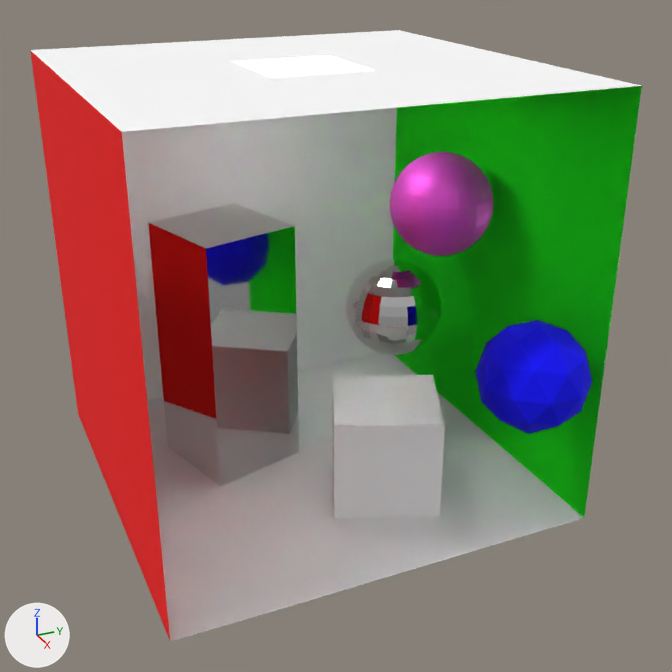
The glTF model resources/my_cornell_7/gltf/my_cornell_7.gltf: old version first, new version second.
One viewpoint serves both versions: a 50 mm lens placed at (15.41, -6.28, 10.45), pointed at (0.82, 0.28, 3.15). The lights are fixed; the arrows at lower left show +X, +Y and +Z. Where no turn or scale is listed for an object, it has been applied to the vertices.

The older version as bpy lines, for what is in view:
```python
ob_icosphere = bpy.data.objects.new('Icosphere', me_icosphere)
ob_icosphere.location = (3.58, 2.81, 3.05)
ob_prism = bpy.data.objects.new('Prism', me_cube_007)
ob_prism.location = (-1.07, -1.27, 2.5)
ob_rightwall = bpy.data.objects.new('RightWall', me_plane_001)
ob_rightwall.location = (0.0, 4.0, 4.0)
ob_sphere = bpy.data.objects.new('Sphere', me_sphere)
ob_sphere.location = (0.25, 2.78, 5.26)
ob_sphere_001 = bpy.data.objects.new('Sphere.001', me_sphere_001)
ob_sphere_001.location = (-0.46, 2.18, 2.93)
# also in view: 'Floor' at (0.0, 0.0, 0.0); 'Cube' at (1.53, 1.0, 1.0); 'Ceiling' at (0.0, 0.0, 8.0); 'LeftWall' at (0.0, -4.0, 4.0); 'BackWall' at (-4.0, 0.0, 4.0)
```
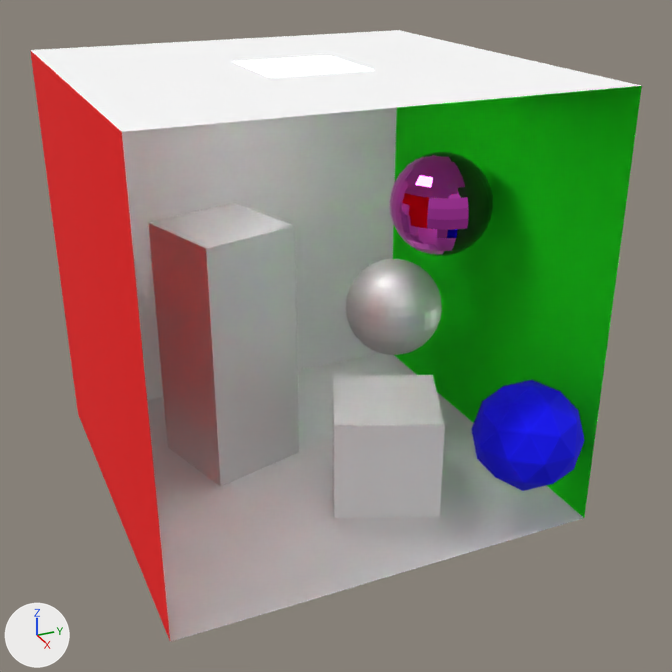
What differs and where, as boxes (x1, y1, x2, y2) in the pictures (672 x 672 px):
'Prism', surface changed: (148, 203, 299, 487) in both
'Icosphere', moved: before (476, 320, 592, 434); after (472, 380, 585, 491)
'Sphere', surface changed: (390, 152, 493, 256) in both
'Sphere.001', surface changed: (348, 259, 442, 352) in both

Diff of the bpy script that builds the scene:
```diff
--- a/resources/my_cornell_7/gltf/my_cornell_7.gltf.py
+++ b/resources/my_cornell_7/gltf/my_cornell_7.gltf.py
@@ mat_pink @@
 mat_pink.base_color = (0.799, 0.0844, 0.694)  # pink #e752d9
-mat_pink.metallic = 0.5
-mat_pink.roughness = 0.534
+mat_pink.metallic = 1.0
+mat_pink.roughness = 0.0
@@ mat_whitemetallic @@
 mat_whitemetallic.base_color = (0.8, 0.8, 0.8)  # white #e7e7e7
-mat_whitemetallic.metallic = 1.0
-mat_whitemetallic.roughness = 0.05
+mat_whitemetallic.metallic = 0.5
@@ ob_icosphere @@
 ob_icosphere = bpy.data.objects.new('Icosphere', me_icosphere)
-ob_icosphere.location = (3.58, 2.81, 3.05)
+ob_icosphere.location = (3.58, 2.81, 1.88)
```
